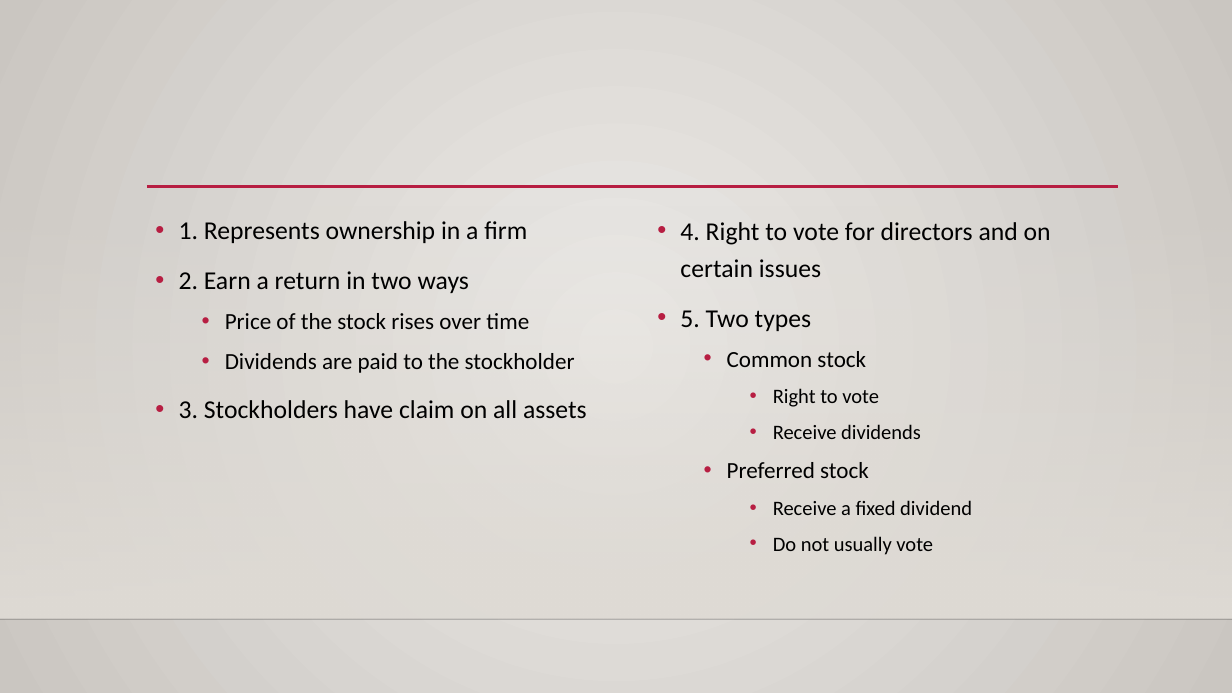
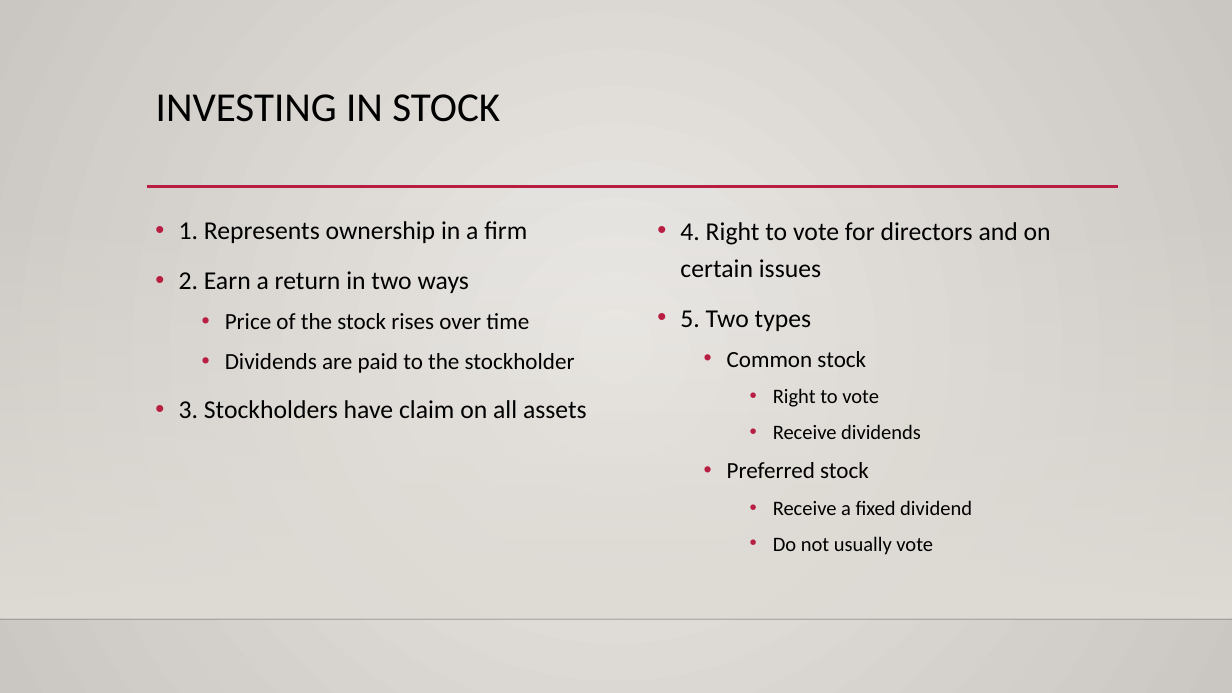
Before and after one commit to Gracewj/615-officer-, a slide deck: slide 2 of Officer.pptx. Drawn at 1232x693 pixels with LibreOffice and Linux fonts; fonts in the diff are those of the drawing; background and template pictures are left out. Boxes give left, top, right and bottom in pixels: in the first picture for what was removed or moved away, otherwise in the second. Text is boxed around its words. In the diff, an @@ line names an element or a change of style, - is before the commit and + after.

```diff
--- a/Officer.pptx
+++ b/Officer.pptx
@@ title added at [156,94,500,122], 32 pt, text #000000 @@
+INVESTING IN STOCK
```
Also in this commit, not shown: 2 other files.
